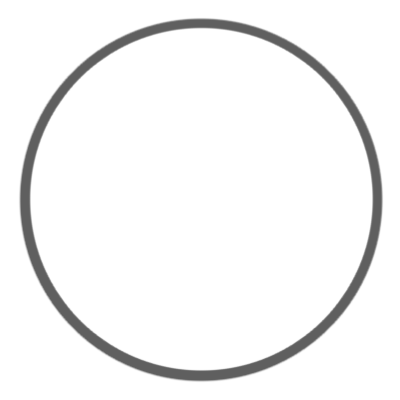
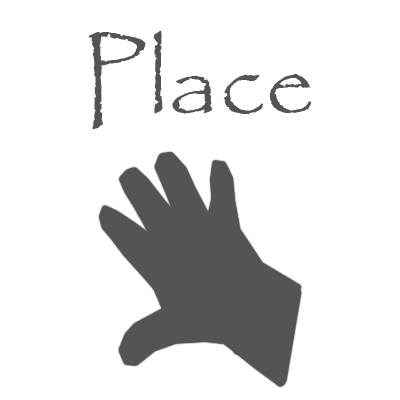
The second w=400, h=400 image is a revision of the first. Changes to its layers:
hid "Layer 2" over [18, 17, 384, 383]
added layer "Placetxt" above "collecttxt" over [88, 30, 312, 130]
showed "Collect", painted on it over [42, 42, 363, 388]
